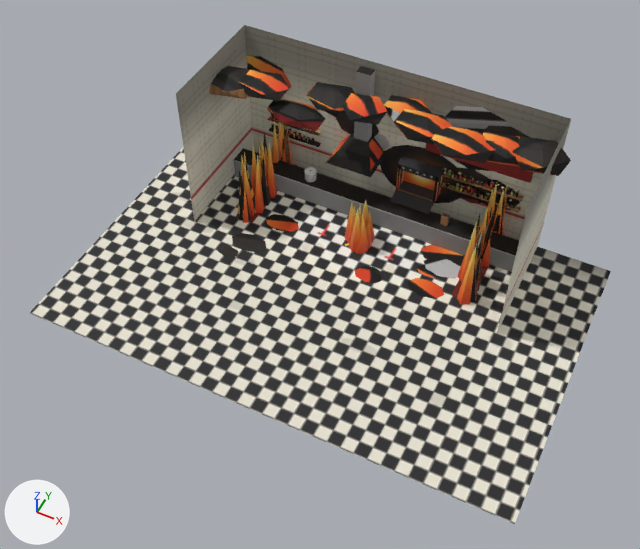
The Blender file art/stage-kitchen.blend as it was, and as the next commit left it.
One viewpoint serves both versions: a camera (50 mm lens) standing at (9.8, -23.2, 26.1) and looking at (0.3, -4.1, 2.2). The axes (+X, +Y, +Z) are drawn at lower left. The lights are the same throughout. The picture after the commit comes second.

Objects in the first picture: 'fx_flare', 'prop_knives', 'prop_pot', 'seg_grease', 'seg_oven', 'seg_prep', 'set'.
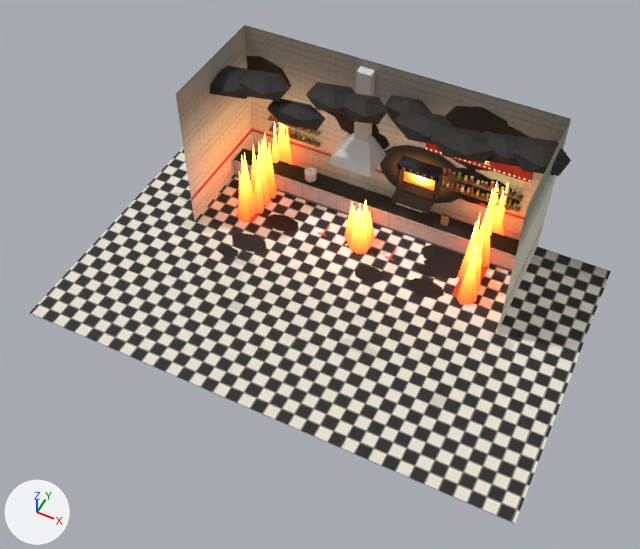
Scene script edits in JSON lines:
```json
{"op": "add", "block": "img_stage_kitchen_props_glow", "code": ["img_stage_kitchen_props_glow = load_image('stage-kitchen_props_glow', 'textures/stage-kitchen_props_glow.png', 512, 512, 'sRGB')"]}
{"op": "add", "block": "img_stage_kitchen_set_glow", "code": ["img_stage_kitchen_set_glow = load_image('stage-kitchen_set_glow', 'textures/stage-kitchen_set_glow.png', 1024, 1024, 'sRGB')"]}
{"block": "mat_set", "where": "n0 = _N.new('ShaderNodeBsdfPrincipled'); n0.name = 'Principled BSDF'"}
{"op": "add", "block": "mat_set", "code": "n0.inputs[28].default_value = 3.0  # 'Emission Strength'"}
{"op": "add", "block": "mat_set", "code": "n3 = _N.new('ShaderNodeTexImage'); n3.name = 'Image Texture.001'"}
{"op": "add", "block": "mat_set", "code": "n3.image = img_stage_kitchen_set_glow"}
{"op": "add", "block": "mat_set", "code": "_L.new(n3.outputs[0], n0.inputs[27])  # 'Color' to 'Emission Color'"}
{"block": "mat_props", "where": "n0 = _N.new('ShaderNodeBsdfPrincipled'); n0.name = 'Principled BSDF'"}
{"op": "add", "block": "mat_props", "code": "n0.inputs[28].default_value = 4.0  # 'Emission Strength'"}
{"op": "add", "block": "mat_props", "code": "n3 = _N.new('ShaderNodeTexImage'); n3.name = 'Image Texture.001'"}
{"op": "add", "block": "mat_props", "code": "n3.image = img_stage_kitchen_props_glow"}
{"op": "add", "block": "mat_props", "code": "_L.new(n3.outputs[0], n0.inputs[27])  # 'Color' to 'Emission Color'"}
{"block": "me_set", "where": "# used by ob_set; location = (0.0, 0.0, 0.0)"}
{"op": "remove", "block": "me_set", "code": "me_set.from_pydata(...)  # 84 vertices, 54 faces; spans x -9.6..9.6, y -9.0..3.0, z 0.0..6.5"}
{"op": "add", "block": "me_set", "code": "me_set.from_pydata(...)  # 92 vertices, 60 faces; spans x -9.6..9.6, y -9.0..3.0, z 0.0..6.5"}
{"block": "me_set", "change": "me_set part 1: 44 kept faces spanning x -6.6..6.6, y 1.2..3.0, z 0.0..6.2 get new texture (UV) coordinates"}
{"block": "me_set", "change": "edits to the shape of me_set do not show in these pictures"}
{"block": "me_seg_grease", "where": "me_seg_grease.from_pydata(...)  # 824 vertices, 690 faces; spans x -7.41..7.1, y -1.28..3.16, z -0.02..5.96"}
{"block": "me_seg_grease", "where": "# used by ob_seg_grease; location = (0.0, 0.0, 0.0)"}
{"block": "me_seg_grease", "change": "me_seg_grease part 2: texture (UV) coordinates of 601 of 690 faces, centred in x -7.26..6.96, y -1.06..3.0, z 0.0..5.8, changed; they spanned u 0.01..0.99, v 0.01..0.97 and now span u 0.01..0.99, v 0.01..0.99"}
{"block": "me_seg_oven", "where": "me_seg_oven.from_pydata(...)  # 252 vertices, 63 faces; spans x -7.32..6.5, y -3.14..3.0, z 0.0..5.92"}
{"block": "me_seg_oven", "where": "# used by ob_seg_oven; location = (0.0, 0.0, 0.0)"}
{"block": "me_seg_oven", "change": "me_seg_oven part 3: texture (UV) coordinates of 51 of 63 faces, centred in x -5.93..4.59, y -2.85..3.0, z 0.0..4.95, changed; they spanned u 0.01..0.98, v 0.01..0.9 and now span u 0.01..0.96, v 0.01..0.98"}
```

Where the change shows, as pixel boxes (x1, y1, x2, y2) in the pictures (640 x 549 px):
```json
{"object": "set", "change": "surface changed", "before": [30, 36, 611, 524], "after": [30, 36, 611, 524]}
{"object": "seg_grease", "change": "surface changed", "before": [209, 66, 564, 305], "after": [209, 66, 564, 305]}
{"object": "seg_oven", "change": "surface changed", "before": [218, 56, 529, 299], "after": [218, 56, 529, 299]}
{"object": "seg_prep", "change": "surface changed", "before": [268, 114, 533, 212], "after": [268, 114, 533, 212]}
{"object": "fx_flare", "change": "surface changed", "before": [344, 200, 375, 254], "after": [344, 200, 375, 254], "on screen": "lighter"}
{"object": "prop_pot", "change": "surface changed", "before": [304, 167, 317, 182], "after": [304, 167, 317, 182], "on screen": "grey to beige"}
{"object": "prop_knives", "change": "surface changed", "before": [440, 213, 450, 226], "after": [440, 213, 450, 226]}
{"part": 1, "of": "me_set", "change": "surface changed", "before": [234, 66, 515, 272], "after": [234, 66, 515, 272]}
{"part": 2, "of": "me_seg_grease", "change": "surface changed", "before": [209, 66, 564, 304], "after": [209, 66, 564, 304]}
```
